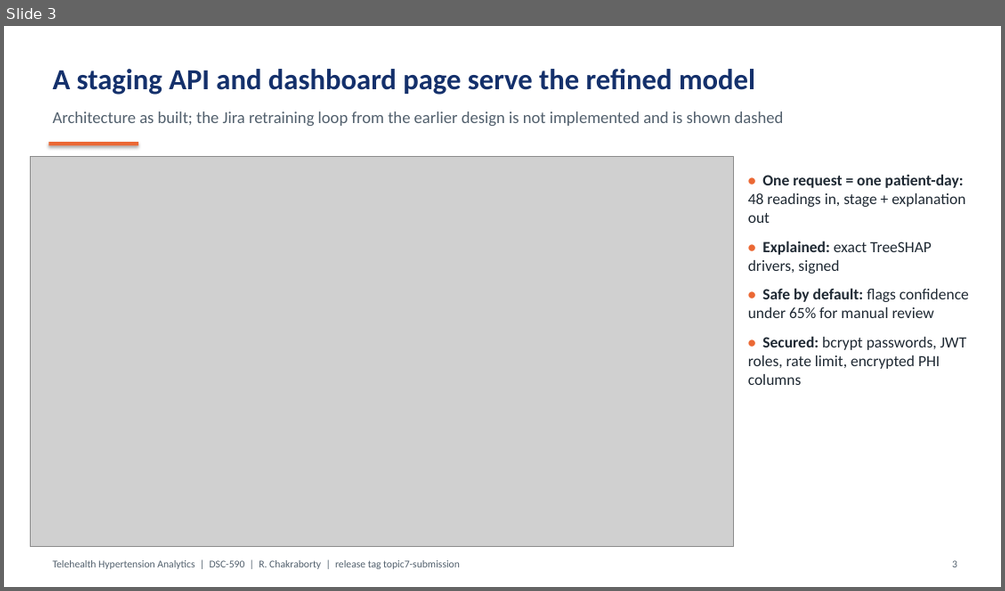
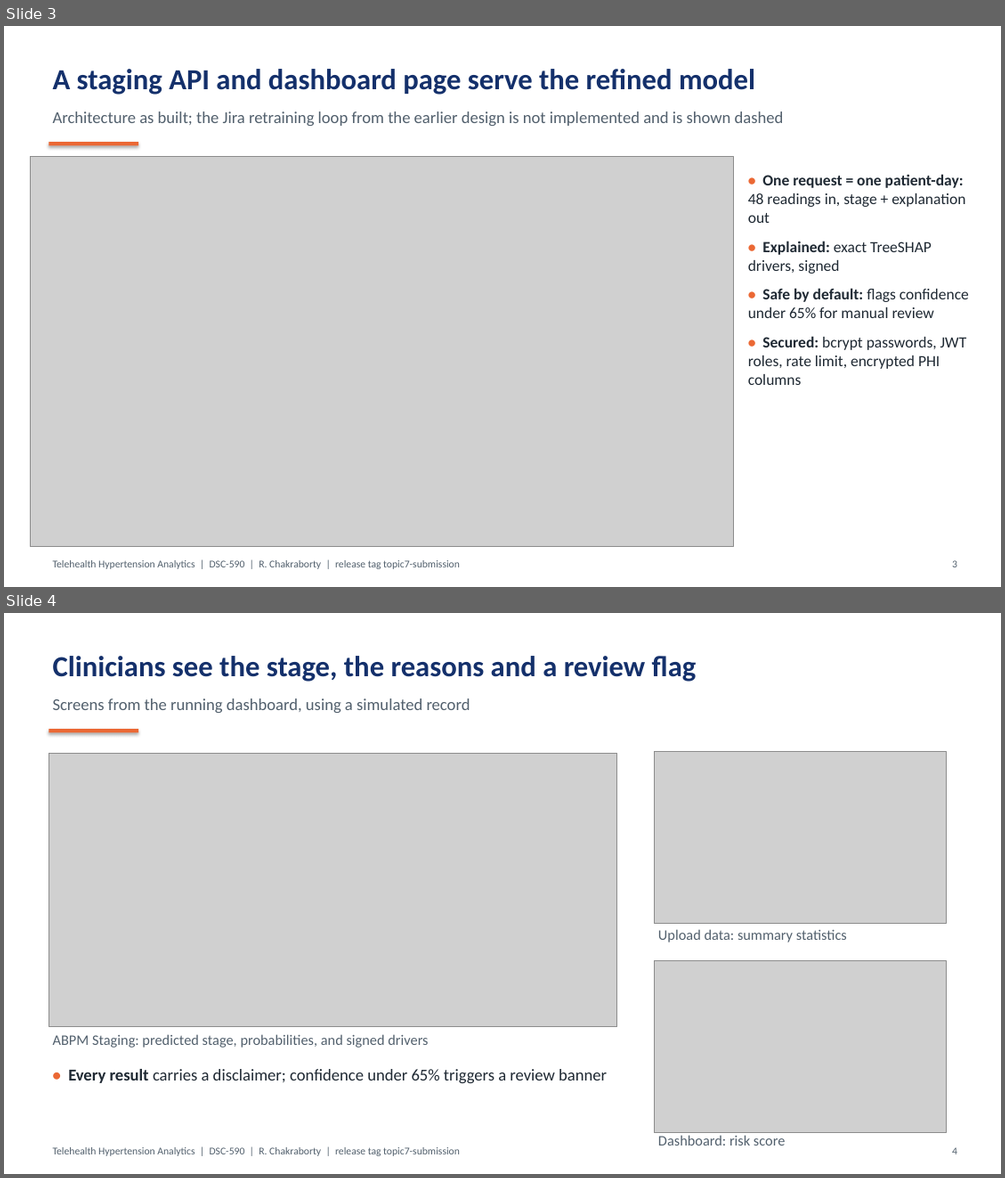
Before and after one commit to rajachakraborti/telehealth-hypertension-analytics, a slide deck: Topic_7_Capstone_Presentation.pptx. Shown one above the other, each under a label of ours: slide 3 before the commit, slides 3 and 4 after it. The pictures are 1005x591 and 1005x1178 pixels, drawn with LibreOffice and Linux fonts; fonts in the diff are those of the drawing; grey boxes stand for pictures. Boxes give left, top, right and bottom in pixels: in the first picture for what was removed or moved away, otherwise in the second. Text is boxed around its words. In the diff, an @@ line names an element or a change of style, - is before the commit and + after.

```diff
--- a/Topic_7_Capstone_Presentation.pptx
+++ b/Topic_7_Capstone_Presentation.pptx
@@ slide 4 added at <box>4,613,1001,1174</box>, background #FFFFFF @@
@@ text added at <box>53,656,696,682</box>, 28 pt, text #14306B, bold @@
+Clinicians see the stage, the reasons and a review flag
@@ text added at <box>53,698,470,713</box>, 16 pt, text #52606D @@
+Screens from the running dashboard, using a simulated record
@@ rectangle added at <box>48,729,138,732</box>, fill #EB6834 @@
@@ picture added at <box>48,753,617,1027</box> @@
@@ picture added at <box>655,751,947,924</box> @@
@@ text added at <box>658,929,847,942</box>, 14 pt, text #52606D @@
+Upload data: summary statistics
@@ picture added at <box>655,961,947,1133</box> @@
@@ text added at <box>53,1034,428,1047</box>, 14 pt, text #52606D @@
+ABPM Staging: predicted stage, probabilities, and signed drivers
@@ text added at <box>68,1069,607,1083</box>, 16 pt, text #1F2933 @@
+• Every result carries a disclaimer; confidence under 65% triggers a review banner
@@ text added at <box>658,1135,785,1145</box>, 14 pt, text #52606D @@
+Dashboard: risk score
@@ text added at <box>53,1147,460,1156</box>, 10 pt, text #52606D @@
+Telehealth Hypertension Analytics | DSC-590 | R. Chakraborty | release tag topic7-submission
@@ text added at <box>952,1147,957,1154</box>, 10 pt, text #52606D @@
+4
```
Also in this commit, not shown: 6 slides changed, 11 other files.
